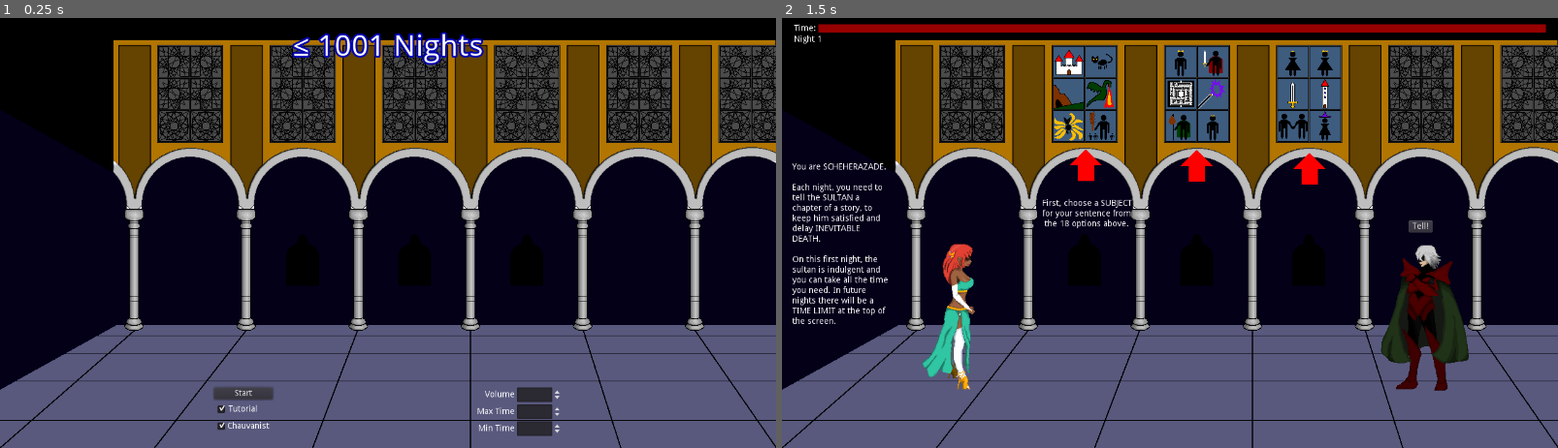
Above: before the commit, frames 1-2 (left to right).
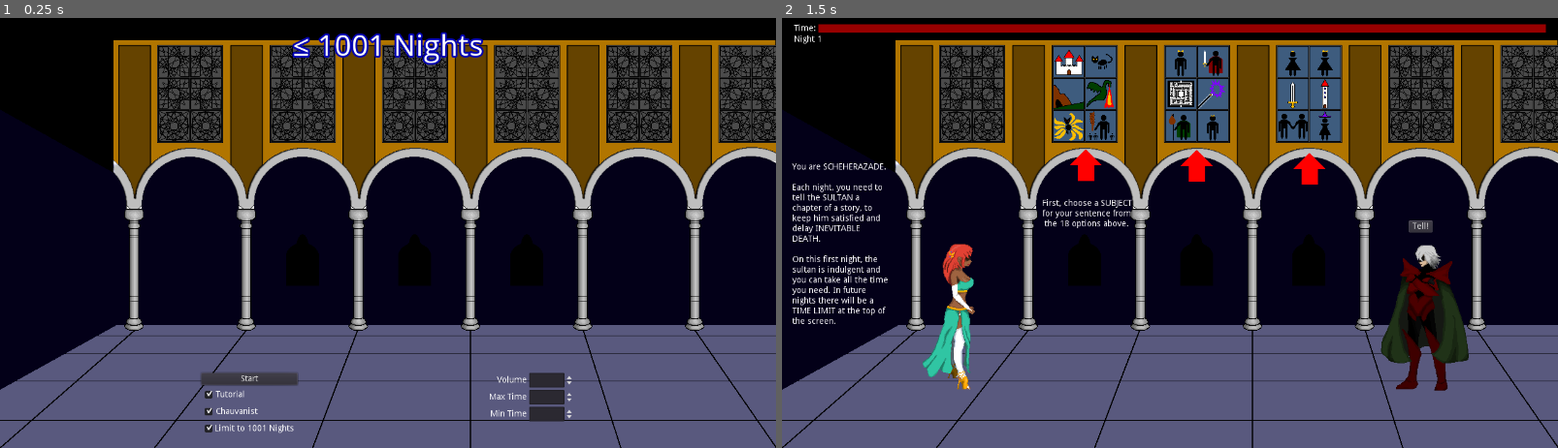
Above: after the commit, the same moments.

Repository: alpacanumerals/LD50
Game: Godot game, scene res://TitleScreen.tscn
The game is run twice, just before and just after one commit, with the same random seed, the same clock (stepped at 60 frames per second) and the same inputs.
Inputs (mouse positions are in pixels of both pictures, inside the frame that each line leads up to):
- Up to frame 1 (0.25 s): no input
- Up to frame 2 (1.5 s): click (1030, 426) at 0.5 s, where only the run after the commit has a clickable "Limit to 1001 Nights"; click "Start" at 1.25 s

The runs differ from the first frame. In frame 1, 1.6% of the frame differs, in the area x 25-74%, y 82-98%; in frame 2, nothing differs.

Commit message:
limit check

Diff:
--- a/TitleScreen.gd
+++ b/TitleScreen.gd
@@ -35,6 +35,12 @@
         Sound.play_cancel()
     Options.trad = button_pressed
 
+func _on_LimitButton_toggled(button_pressed):
+    if button_pressed:
+        Sound.play_button_jingle()
+    else:
+        Sound.play_cancel()
+
 func _on_VolumeSpinBox_value_changed(value):
     Sound.set_master_volume(value - 10)
 
--- a/TitleScreen.tscn
+++ b/TitleScreen.tscn
@@ -30,54 +30,61 @@
 [node name="TextureRect" type="TextureRect" parent="VBoxContainer"]
 margin_top = 71.0
 margin_right = 1240.0
-margin_bottom = 596.0
+margin_bottom = 572.0
 size_flags_vertical = 3
 
 [node name="HBoxContainer" type="HBoxContainer" parent="VBoxContainer"]
-margin_top = 600.0
+margin_top = 576.0
 margin_right = 1240.0
 margin_bottom = 680.0
 
 [node name="VBoxContainer" type="VBoxContainer" parent="VBoxContainer/HBoxContainer"]
-margin_right = 329.0
-margin_bottom = 80.0
+margin_right = 308.0
+margin_bottom = 104.0
 size_flags_horizontal = 3
 
 [node name="VBoxContainer2" type="VBoxContainer" parent="VBoxContainer/HBoxContainer"]
-margin_left = 333.0
-margin_right = 430.0
-margin_bottom = 80.0
+margin_left = 312.0
+margin_right = 471.0
+margin_bottom = 104.0
 
 [node name="StartButton" type="Button" parent="VBoxContainer/HBoxContainer/VBoxContainer2"]
-margin_right = 97.0
+margin_right = 159.0
 margin_bottom = 20.0
 text = "Start"
 
 [node name="TutorialButton" type="CheckBox" parent="VBoxContainer/HBoxContainer/VBoxContainer2"]
 margin_top = 24.0
-margin_right = 97.0
+margin_right = 159.0
 margin_bottom = 48.0
 pressed = true
 text = "Tutorial"
 
 [node name="GenderButton" type="CheckBox" parent="VBoxContainer/HBoxContainer/VBoxContainer2"]
 margin_top = 52.0
-margin_right = 97.0
+margin_right = 159.0
 margin_bottom = 76.0
 pressed = true
 text = "Chauvanist"
+
+[node name="LimitButton" type="CheckBox" parent="VBoxContainer/HBoxContainer/VBoxContainer2"]
+margin_top = 80.0
+margin_right = 159.0
+margin_bottom = 104.0
+pressed = true
+text = "Limit to 1001 Nights"
 align = 1
 
 [node name="VBoxContainer3" type="VBoxContainer" parent="VBoxContainer/HBoxContainer"]
-margin_left = 434.0
-margin_right = 763.0
-margin_bottom = 80.0
+margin_left = 475.0
+margin_right = 783.0
+margin_bottom = 104.0
 size_flags_horizontal = 3
 
 [node name="VBoxContainer4" type="VBoxContainer" parent="VBoxContainer/HBoxContainer"]
-margin_left = 767.0
-margin_right = 907.0
-margin_bottom = 80.0
+margin_left = 787.0
+margin_right = 927.0
+margin_bottom = 104.0
 
 [node name="VolumeBox" type="HBoxContainer" parent="VBoxContainer/HBoxContainer/VBoxContainer4"]
 margin_right = 140.0
@@ -142,9 +149,9 @@
 script = ExtResource( 4 )
 
 [node name="VBoxContainer5" type="VBoxContainer" parent="VBoxContainer/HBoxContainer"]
-margin_left = 911.0
+margin_left = 931.0
 margin_right = 1240.0
-margin_bottom = 80.0
+margin_bottom = 104.0
 size_flags_horizontal = 3
 
 [node name="Sprite" type="Sprite" parent="."]
@@ -158,6 +165,7 @@
 [connection signal="pressed" from="VBoxContainer/HBoxContainer/VBoxContainer2/StartButton" to="." method="_on_StartButton_pressed"]
 [connection signal="toggled" from="VBoxContainer/HBoxContainer/VBoxContainer2/TutorialButton" to="." method="_on_TutorialButton_toggled"]
 [connection signal="toggled" from="VBoxContainer/HBoxContainer/VBoxContainer2/GenderButton" to="." method="_on_GenderButton_toggled"]
+[connection signal="toggled" from="VBoxContainer/HBoxContainer/VBoxContainer2/LimitButton" to="." method="_on_LimitButton_toggled"]
 [connection signal="value_changed" from="VBoxContainer/HBoxContainer/VBoxContainer4/VolumeBox/VolumeSpinBox" to="." method="_on_VolumeSpinBox_value_changed"]
 [connection signal="value_changed" from="VBoxContainer/HBoxContainer/VBoxContainer4/MaxTimeBox/MaxSpinBox" to="." method="_on_MaxSpinBox_value_changed"]
 [connection signal="value_changed" from="VBoxContainer/HBoxContainer/VBoxContainer4/MinTimeBox/MinSpinBox" to="." method="_on_MinSpinBox_value_changed"]
